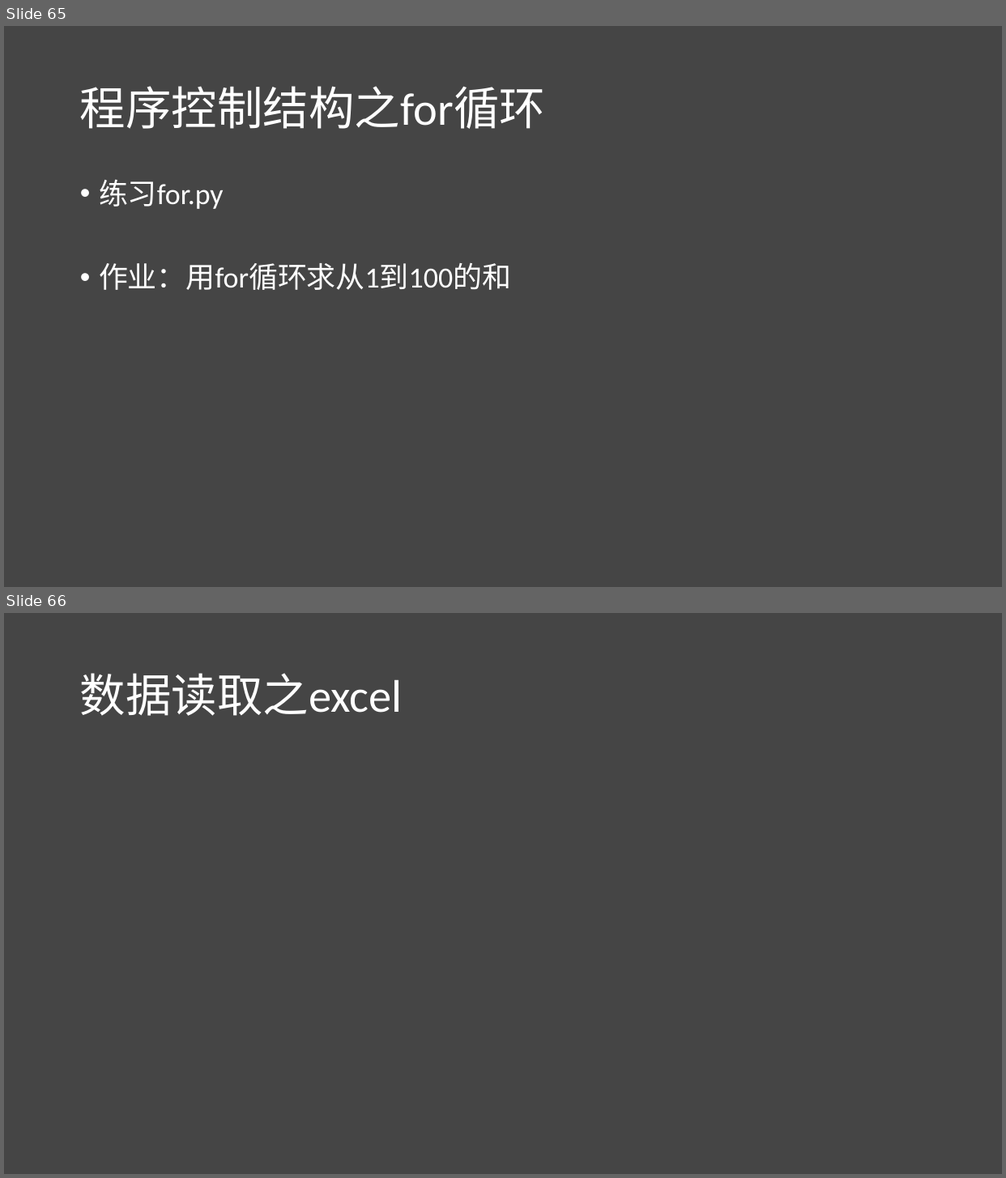
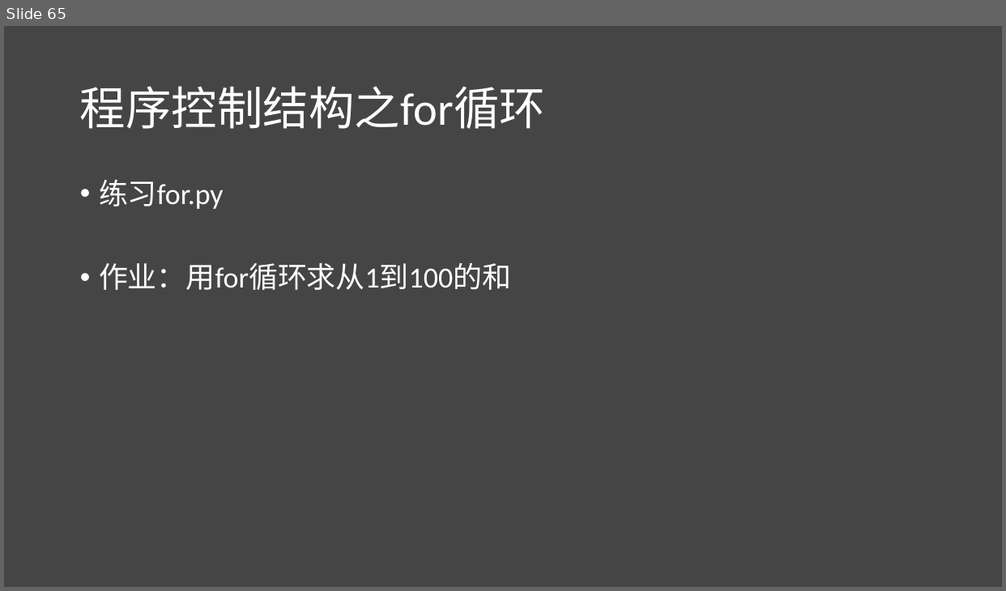
Before and after one commit to lichao312214129/lc_rsfmri_tools_python, a slide deck: The_first_ml_training/第一届机器学习实战班.pptx. Shown one above the other, each under a label of ours: slides 65 and 66 before the commit, slide 65 after it. The pictures are 1006x1178 and 1006x591 pixels, drawn with LibreOffice and Linux fonts; fonts in the diff are those of the drawing. Boxes give left, top, right and bottom in pixels: in the first picture for what was removed or moved away, otherwise in the second. Text is boxed around its words. In the diff, an @@ line names an element or a change of style, - is before the commit and + after.

```diff
--- a/The_first_ml_training/第一届机器学习实战班.pptx
+++ b/The_first_ml_training/第一届机器学习实战班.pptx
@@ slide 66 removed at <box>4,613,1002,1174</box>, background #454545 @@
@@ title removed at <box>80,673,403,716</box> @@
-数据读取之excel
```
Also in this commit, not shown: 1 slide changed, 4 slides added, 1 other slide removed, 16 other files.
